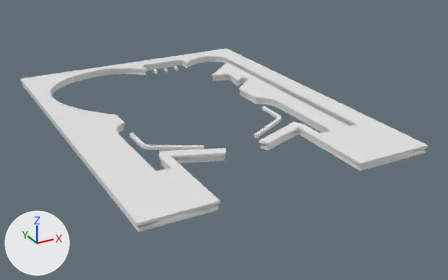
Two versions of the FBX model Assets/_Models/Walls_Main.fbx, one commit apart.
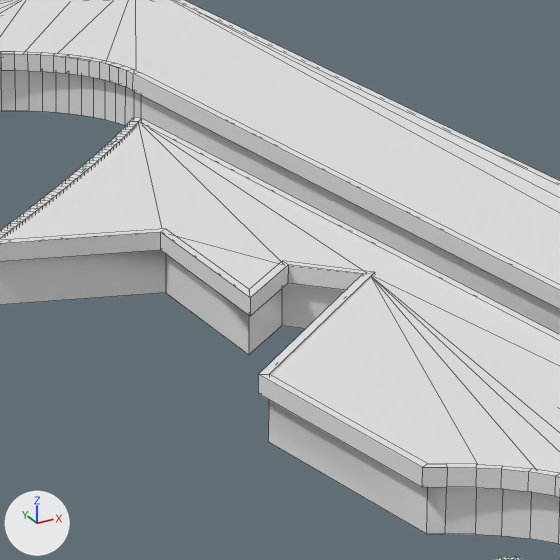
Each version is shown whole from a 50 mm lens placed at (-5.75, -14.23, 5.15), pointed at (0.54, -2.79, -0.57), then close up on the part from 48% to 60% of the width and 18% to 38% of the height. The lights are fixed; the arrows at lower left show +X, +Y and +Z. The close-ups show mesh edges as thin lines. Materials are left out; every surface is plain grey.

In view in the first close-up: 'Walls_Main'.
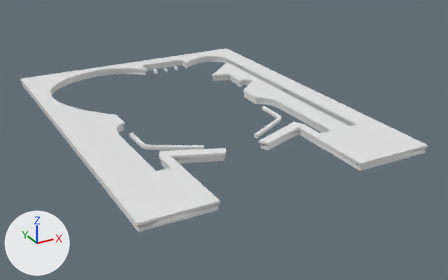
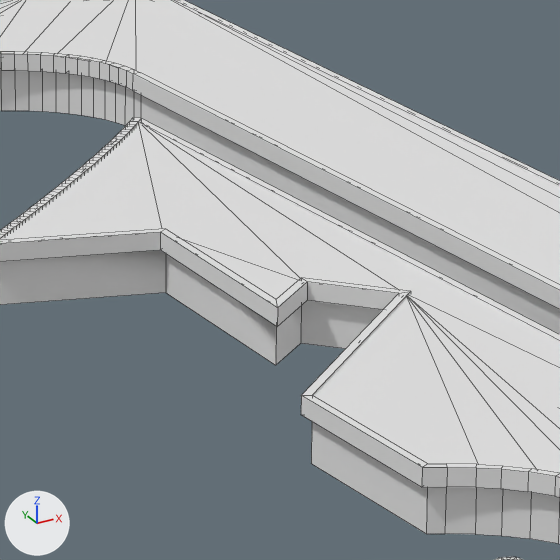
Changed parts and their boxes [x1, y1, x2, y2] in the close-ups (560 x 560 px; the box of a moved part takes in the faces that stretch with it):
part 1 of me_test_019, moved or reshaped
    before: [139, 124, 281, 263]
    after: [139, 124, 300, 280]
part 2 of me_test_019, moved or reshaped
    before: [258, 374, 427, 534]
    after: [301, 395, 427, 534]
part 3 of me_test_019, moved or reshaped
    both: [145, 127, 560, 473]
part 4 of me_test_019, moved or reshaped
    before: [160, 229, 288, 355]
    after: [160, 229, 307, 365]

The change, as a list of edits to the scene's bpy script:
```text
Change me_test_019:
    where me_test_019.from_pydata(...)  # 1643 vertices, 1579 faces; spans x -2.94..3.18, y -6.34..1.84, z -0.05..0.12
    used by ob_walls_main; location = (0.0, 0.0, 0.0)
    me_test_019 part 1: all 6 vertices in x 2.15..2.16, y -0.82..-0.79, z -0.05..0.12 are moved by (-0.03, -0.15, 0.0)
    me_test_019 part 2: all 6 vertices in x 1.65..1.67, y -1.56..-1.55, z -0.05..0.12 are moved by (0.0, -0.21, 0.01)
    me_test_019 part 3: all 6 vertices in x 2.29..2.32, y -0.98, z -0.05..0.12 are moved by (0.0, -0.18, 0.0)
    me_test_019 part 4: all 6 vertices in x 1.93..1.96, y -1.01..-0.95, z -0.05..0.12 are moved by (0.02, -0.11, 0.0)
```
